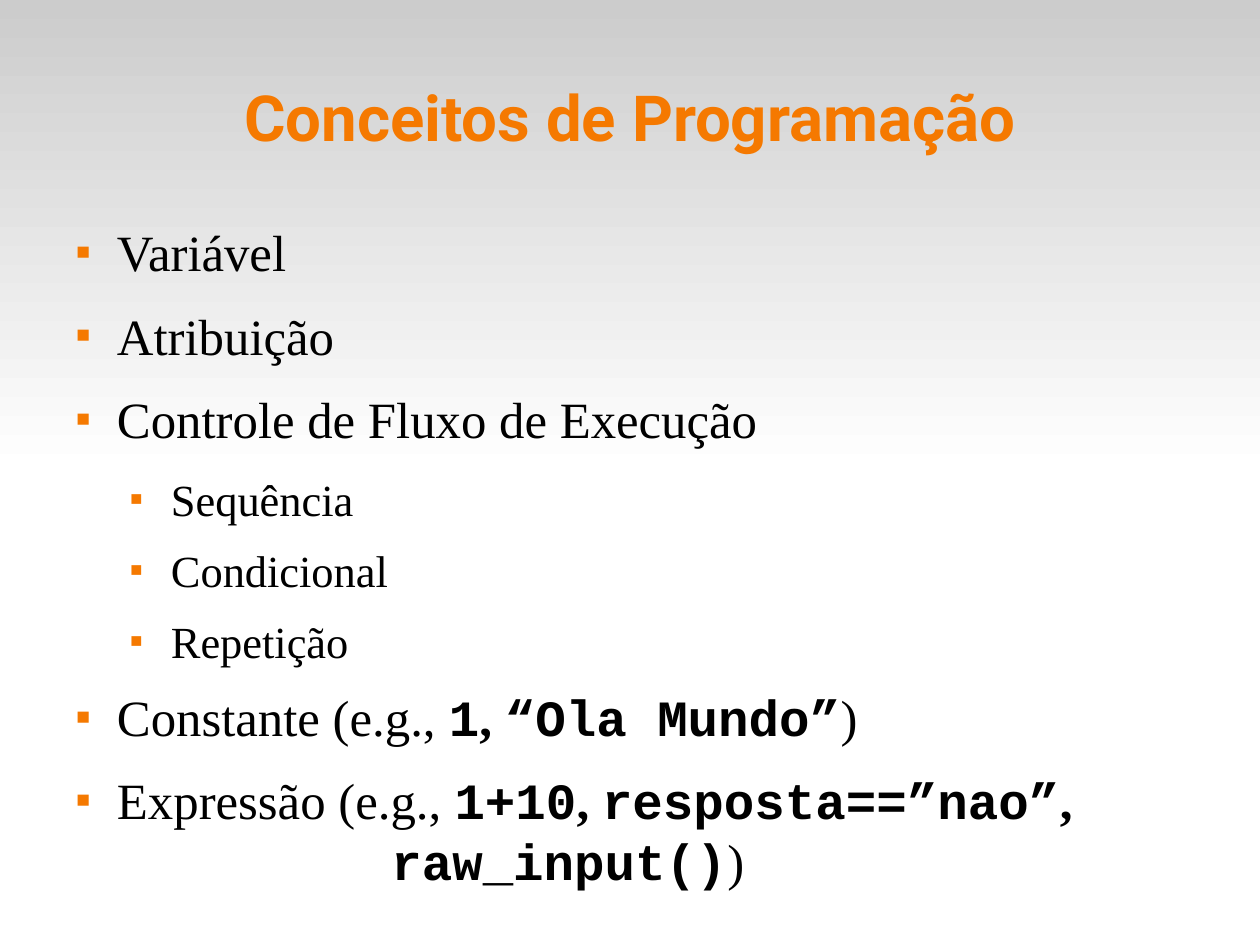
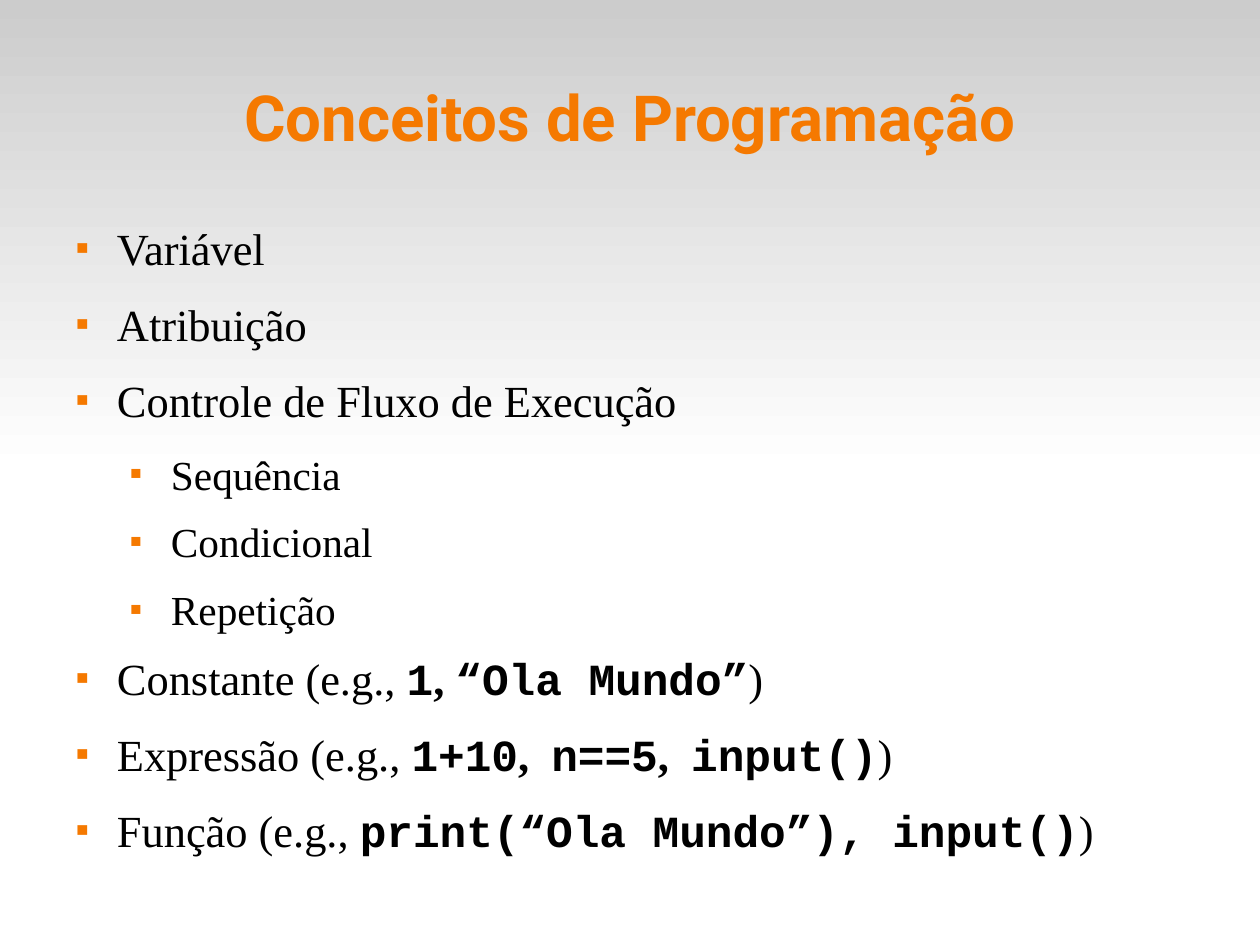
Before and after one commit to fsantanna-uerj/IPD, a slide deck: slide 3 of slides/ipd-03.odp. Drawn at 1260x945 pixels with LibreOffice and Linux fonts; fonts in the diff are those of the drawing. Boxes give left, top, right and bottom in pixels: in the first picture for what was removed or moved away, otherwise in the second. Text is boxed around its words. In the diff, an @@ line names an element or a change of style, - is before the commit and + after.

```diff
--- a/slides/ipd-03.odp
+++ b/slides/ipd-03.odp
@@ text at [117,234,764,704]: size 32 to 28 pt in "Variável", "Atribuição", "Controle de Fluxo de Execução", "Constante (e.g., 1, “Ola Mundo”)"; size 28 to 26 pt in "Sequência", "Condicional", "Repetição" @@
@@ text at [117,740,1093,857]: text changed; size 32 to 28 pt @@
-■ Expressão (e.g., 1+10, resposta==”nao”, raw_input())
+■ Expressão (e.g., 1+10, n==5, input())
+■ Função (e.g., print(“Ola Mundo”), input())
```
Also in this commit, not shown: 9 other slides changed, 3 slides added, 3 slides removed, 4 other files.
